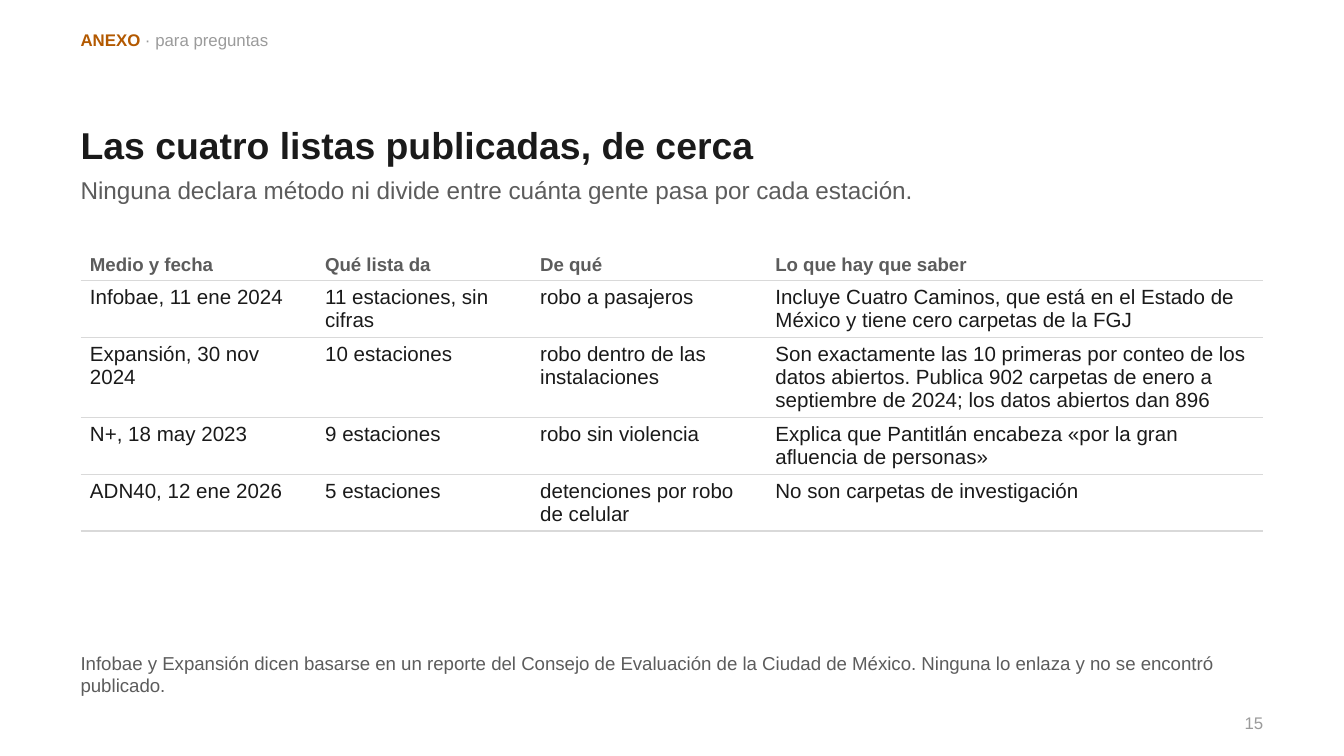
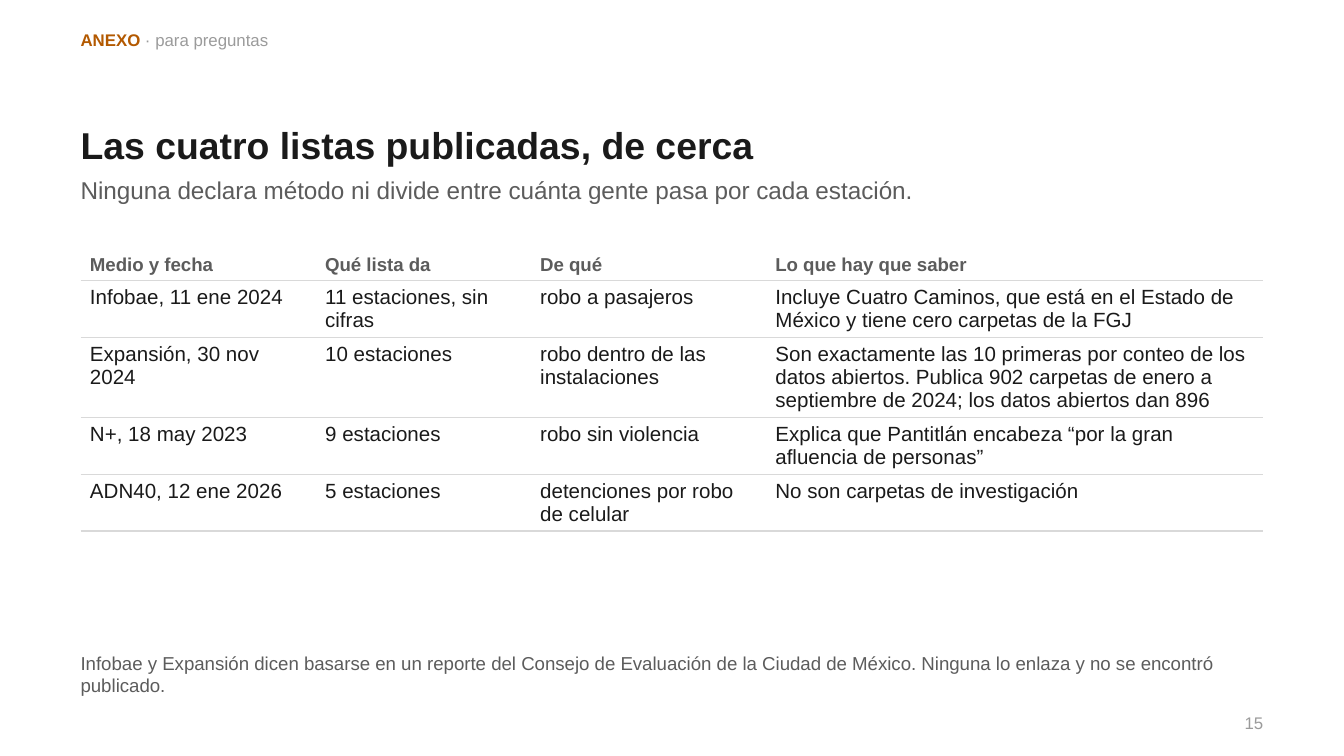
Before and after one commit to sebastiancordoba/caso-inseguridad-cdmx, a slide deck: slide 15 of docs/presentacion/presentacion.pptx. Drawn at 1344x756 pixels with LibreOffice and Linux fonts; fonts in the diff are those of the drawing. Boxes give left, top, right and bottom in pixels: in the first picture for what was removed or moved away, otherwise in the second. Text is boxed around its words. In the diff, an @@ line names an element or a change of style, - is before the commit and + after.

```diff
--- a/docs/presentacion/presentacion.pptx
+++ b/docs/presentacion/presentacion.pptx
@@ table at [81, 249, 1263, 526] @@
-row 4, column 4: Explica que Pantitlán encabeza «por la gran afluencia de personas»
+row 4, column 4: Explica que Pantitlán encabeza “por la gran afluencia de personas”
```
Also in this commit, not shown: 6 other slides changed, 7 other files.
